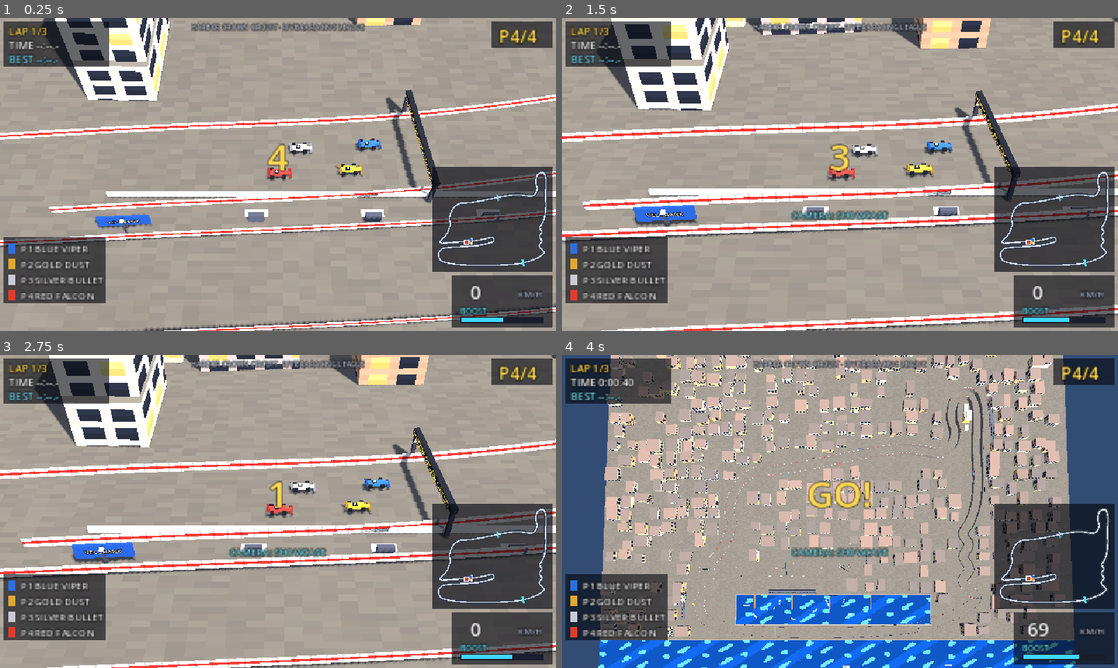
Above: before the commit, frames 1-4 (two rows, left to right).
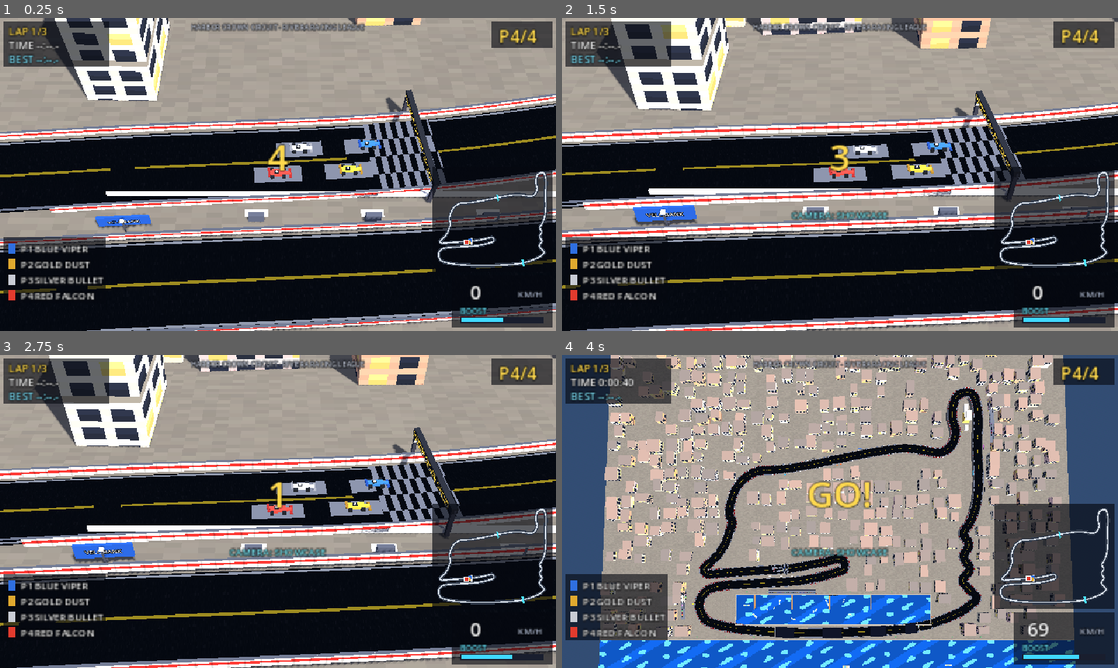
Above: after the commit, the same moments.

Repository: dtcbychris/lookie
Game: Godot game, scene res://scenes/harbor_crown_circuit.tscn
The game is run twice, just before and just after one commit, with the same random seed, the same clock (stepped at 60 frames per second) and the same inputs.
Inputs:
- Up to frame 1 (0.25 s): no input
- Up to frame 2 (1.5 s): hold D (steer_right) 0.53-1.28 s; tap C (camera) at 0.6 s; hold S (brake) from 1.28 s (still down); tap Shift (boost) at 1.35 s
- Up to frame 3 (2.75 s): tap C (camera) at 1.55, 2.1 s; release S (brake) at 2.03 s; hold D (steer_right) from 2.03 s (still down)
- Up to frame 4 (4 s): release D (steer_right) at 2.78 s; hold Up 2.78-3.53 s; tap Tab (overview) at 2.85 s; tap C (camera) at 3.05, 3.8 s; hold A (steer_left) from 3.53 s (still down); hold W (throttle) from 3.53 s (still down)

The runs differ from the first frame. In frame 1, 48% of the frame differs, in the area x 0-100%, y 24-100%; in frame 2, 44%; in frame 3, 45%; in frame 4, 6.5%.

Commit message:
Fix see-through road for real: render track ribbons double-sided
The road surface was being back-face culled from certain camera angles
and regions (most visibly the elevated esses), letting the ground show
through the corridor while curbs/lines/barriers still rendered. This was
also the root cause of the "washed-out road" symptoms patched around
earlier. Track ribbons now render with culling disabled, matching the
barrier walls; undersides are never visible so there is no visual cost.

Diagnosed by recoloring the road mesh at runtime: identical geometry
rendered complete with CULL_DISABLED and vanished with CULL_BACK.

https://claude.ai/code/session_01LjE6X8FbmbjT1RiC5ZbF2u

Diff:
--- a/pixelgp/scripts/track_builder.gd
+++ b/pixelgp/scripts/track_builder.gd
@@ -59,7 +59,14 @@
 		st.set_uv(Vector2(1, v)); st.add_vertex(r0)
 		st.set_uv(Vector2(1, v1)); st.add_vertex(r1)
 		v = v1
-	st.set_material(mat)
+	# render double-sided: ribbon winding gets back-face culled from some
+	# camera angles ("see-through road" playtest bug); the walls already do
+	# this, and undersides are never visible anyway
+	var m2 := mat
+	if m2 is StandardMaterial3D:
+		m2 = (mat as StandardMaterial3D).duplicate()
+		m2.cull_mode = BaseMaterial3D.CULL_DISABLED
+	st.set_material(m2)
 	var mi := MeshInstance3D.new()
 	mi.mesh = st.commit()
 	add_child(mi)
--- a/pixelgp/tests/landmark_shots.gd
+++ b/pixelgp/tests/landmark_shots.gd
@@ -7,9 +7,9 @@
 
 # [tag, camera position, look target]
 const POSES := [
-	["casino", Vector3(1500, 220, 600), Vector3(1640, 48, 330)],
-	["marina", Vector3(900, 260, 1620), Vector3(880, -4, 1320)],
-	["tunnel_portal", Vector3(540, 18, 1620), Vector3(700, -4, 1500)],
+	["esses_side", Vector3(1420, 70, 1050), Vector3(1660, 30, 870)],
+	["esses_low", Vector3(1560, 45, 1080), Vector3(1655, 32, 900)],
+	["esses_top", Vector3(1650, 320, 1000), Vector3(1655, 30, 880)],
 ]
 
 var f := 0
